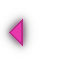
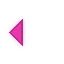
Revision of a layered (64, 64) image; what changed, layer by layer:
"Layer 9": opacity 70% → 10%, painted on it over [0, 11, 35, 54]
